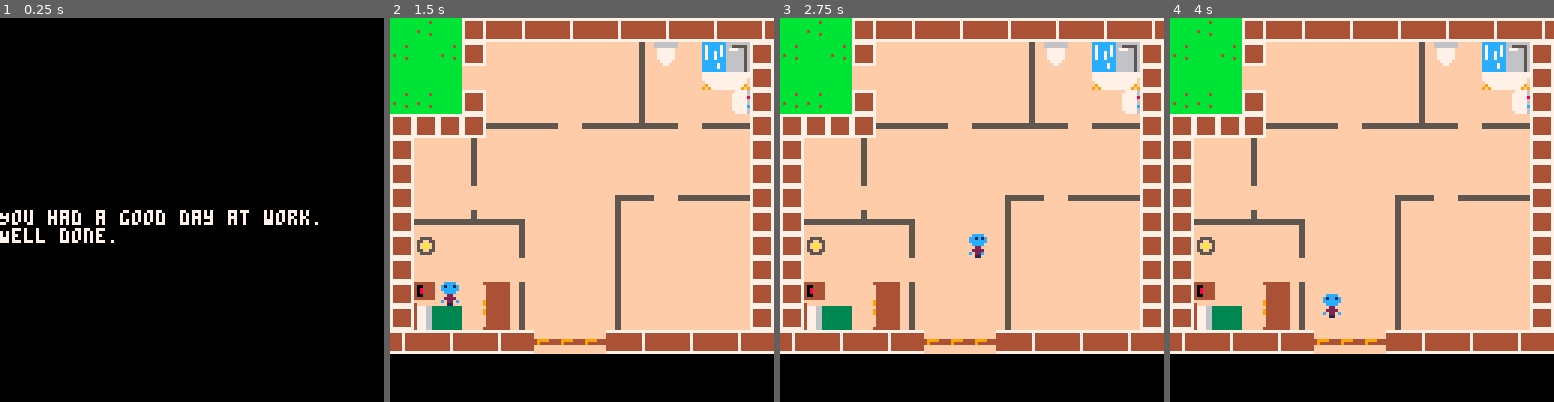
Above: before the commit, frames 1-4 (left to right).
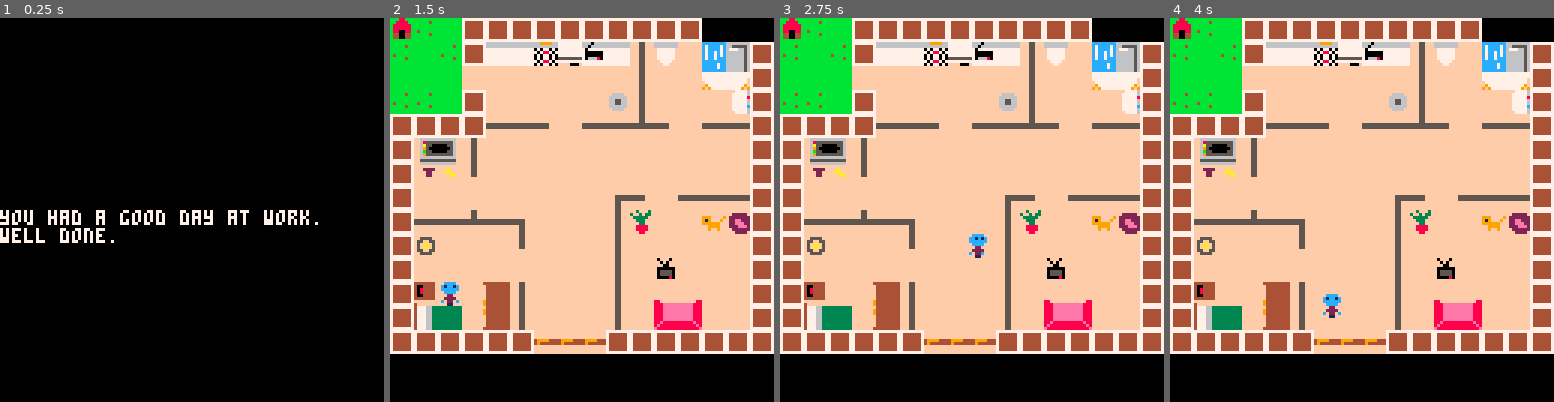
Above: after the commit, the same moments.

Repository: KTNelson/dailygrind-pico8
Game: PICO-8 cartridge dailygrind.p8
Two runs of this game, one before a commit and one after it. Both use one fixed random seed, a clock stepped at 60 frames per second and the inputs below.
Inputs:
- Up to frame 1 (0.25 s): no input
- Up to frame 2 (1.5 s): tap X (X key) at 0.33, 1.07 s; tap O (Z key) at 0.7 s
- Up to frame 3 (2.75 s): hold Right 1.6-2.1 s; tap O (Z key) at 1.7, 2.1, 2.5 s; tap X (X key) at 1.85 s; hold Up 2.15-2.42 s; hold Right from 2.47 s (still down)
- Up to frame 4 (4 s): tap O (Z key) at 2.9, 3.3, 3.7 s; tap X (X key) at 2.97 s; release Right at 3.03 s; hold Left 3.08-3.58 s; hold Down 3.63-3.97 s

The runs differ from the first frame. In frame 1, less than 0.1% of the frame differs, in the area x 0-3%, y 50-56%; in frame 2, 8.4%, in the area x 0-100%, y 0-87%; in frame 3, 8.4%; in frame 4, 8.4%.

Commit message:
redid the sprites

Diff:
--- a/dailygrind.p8
+++ b/dailygrind.p8
@@ -149,13 +150,13 @@
     	print(endingstrings[1], 0, 64, 7)
     end
     if gamestate == "alarm" then
-    	print("7:00 AM", 50, 60, 8)
+    	print("7:00 am", 50, 60, 8)
     end
 end
 
 endingstrings = {}
-endingstrings[1] = "You had a good day at work.\
-Well done."
+endingstrings[1] = "you had a good day at work.\
+well done."
 
 
 
@@ -287,168 +288,168 @@
 
 
 __gff__
-0000010101010100010101050005000000000000000000000000000000000000000003030003030100000000000000000000000000000001010000000000000000000000000000000000000000000000000000000000000000000000000000000000000000000000000000000000000000000000000000000000000000000000
+0000000001010100010101050005020200010000000000000000000100010000000103030003030100010000020000000000000000000001010101010101010100000000000000000000000000000000000000000000000000000000000000000000000000000000000000000000000000000000000000000000000000000000
 0000000000000000000000000000000000000000000000000000000000000000000000000000000000000000000000000000000000000000000000000000000000000000000000000000000000000000000000000000000000000000000000000000000000000000000000000000000000000000000000000000000000000000
 __map__
-1c0c1c0402030203020302030203020300000000000000000000000000000000000000000000000000000000000000000000000000000000000000000000000000000000000000000000000000000000000000000000000000000000000000000000000000000000000000000000000000000000000000000000000000000000
-0c1c0c0407070707070706220725260400000000000000000000000000000000000000000000000000000000000000000000000000000000000000000000000000000000000000000000000000000000000000000000000000000000000000000000000000000000000000000000000000000000000000000000000000000000
+1d0c1c0404040404040404040400000000000000000000000000000000000000000000000000000000000000000000000000000000000000000000000000000000000000000000000000000000000000000000000000000000000000000000000000000000000000000000000000000000000000000000000000000000000000
+0c1c0c0416161718191606220725260400000000000000000000000000000000000000000000000000000000000000000000000000000000000000000000000000000000000000000000000000000000000000000000000000000000000000000000000000000000000000000000000000000000000000000000000000000000
 1c1c1c0707070707070706070735360400000000000000000000000000000000000000000000000000000000000000000000000000000000000000000000000000000000000000000000000000000000000000000000000000000000000000000000000000000000000000000000000000000000000000000000000000000000
-0c0c1c0407070707070706070707230400000000000000000000000000000000000000000000000000000000000000000000000000000000000000000000000000000000000000000000000000000000000000000000000000000000000000000000000000000000000000000000000000000000000000000000000000000000
-040404040505050705050a050705050400000000000000000000000000000000000000000000000000000000000000000000000000000000000000000000000000000000000000000000000000000000000000000000000000000000000000000000000000000000000000000000000000000000000000000000000000000000
-0407070607070707070707070707070400000000000000000000000000000000000000000000000000000000000000000000000000000000000000000000000000000000000000000000000000000000000000000000000000000000000000000000000000000000000000000000000000000000000000000000000000000000
-0407070607070707070707070707070400000000000000000000000000000000000000000000000000000000000000000000000000000000000000000000000000000000000000000000000000000000000000000000000000000000000000000000000000000000000000000000000000000000000000000000000000000000
-0407070707070707070805070505050400000000000000000000000000000000000000000000000000000000000000000000000000000000000000000000000000000000000000000000000000000000000000000000000000000000000000000000000000000000000000000000000000000000000000000000000000000000
-0405050a05090707070607070707070400000000000000000000000000000000000000000000000000000000000000000000000000000000000000000000000000000000000000000000000000000000000000000000000000000000000000000000000000000000000000000000000000000000000000000000000000000000
-0429070707060707070607070707070400000000000000000000000000000000000000000000000000000000000000000000000000000000000000000000000000000000000000000000000000000000000000000000000000000000000000000000000000000000000000000000000000000000000000000000000000000000
-0407070707070707070607070707070400000000000000000000000000000000000000000000000000000000000000000000000000000000000000000000000000000000000000000000000000000000000000000000000000000000000000000000000000000000000000000000000000000000000000000000000000000000
-0427281011060707070607070707070400000000000000000000000000000000000000000000000000000000000000000000000000000000000000000000000000000000000000000000000000000000000000000000000000000000000000000000000000000000000000000000000000000000000000000000000000000000
-0437382021060707070607070707070400000000000000000000000000000000000000000000000000000000000000000000000000000000000000000000000000000000000000000000000000000000000000000000000000000000000000000000000000000000000000000000000000000000000000000000000000000000
-0302030203020b0b0b0203020302030200000000000000000000000000000000000000000000000000000000000000000000000000000000000000000000000000000000000000000000000000000000000000000000000000000000000000000000000000000000000000000000000000000000000000000000000000000000
-0000000000000000000000000000000000000000000000000000000000000000000000000000000000000000000000000000000000000000000000000000000000000000000000000000000000000000000000000000000000000000000000000000000000000000000000000000000000000000000000000000000000000000
-0000000000000000000000000000000000000000000000000000000000000000000000000000000000000000000000000000000000000000000000000000000000000000000000000000000000000000000000000000000000000000000000000000000000000000000000000000000000000000000000000000000000000000
-0000000000000000000000000000000000000000000000000000000000000000000000000000000000000000000000000000000000000000000000000000000000000000000000000000000000000000000000000000000000000000000000000000000000000000000000000000000000000000000000000000000000000000
-0000000000000000000000000000000000000000000000000000000000000000000000000000000000000000000000000000000000000000000000000000000000000000000000000000000000000000000000000000000000000000000000000000000000000000000000000000000000000000000000000000000000000000
-0000000000000000000000000000000000000000000000000000000000000000000000000000000000000000000000000000000000000000000000000000000000000000000000000000000000000000000000000000000000000000000000000000000000000000000000000000000000000000000000000000000000000000
-0000000000000000000000000000000000000000000000000000000000000000000000000000000000000000000000000000000000000000000000000000000000000000000000000000000000000000000000000000000000000000000000000000000000000000000000000000000000000000000000000000000000000000
-0000000000000000000000000000000000000000000000000000000000000000000000000000000000000000000000000000000000000000000000000000000000000000000000000000000000000000000000000000000000000000000000000000000000000000000000000000000000000000000000000000000000000000
-0000000000000000000000000000000000000000000000000000000000000000000000000000000000000000000000000000000000000000000000000000000000000000000000000000000000000000000000000000000000000000000000000000000000000000000000000000000000000000000000000000000000000000
-0000000000000000000000000000000000000000000000000000000000000000000000000000000000000000000000000000000000000000000000000000000000000000000000000000000000000000000000000000000000000000000000000000000000000000000000000000000000000000000000000000000000000000
-0000000000000000000000000000000000000000000000000000000000000000000000000000000000000000000000000000000000000000000000000000000000000000000000000000000000000000000000000000000000000000000000000000000000000000000000000000000000000000000000000000000000000000
-0000000000000000000000000000000000000000000000000000000000000000000000000000000000000000000000000000000000000000000000000000000000000000000000000000000000000000000000000000000000000000000000000000000000000000000000000000000000000000000000000000000000000000
-0000000000000000000000000000000000000000000000000000000000000000000000000000000000000000000000000000000000000000000000000000000000000000000000000000000000000000000000000000000000000000000000000000000000000000000000000000000000000000000000000000000000000000
-0000000000000000000000000000000000000000000000000000000000000000000000000000000000000000000000000000000000000000000000000000000000000000000000000000000000000000000000000000000000000000000000000000000000000000000000000000000000000000000000000000000000000000
-0000000000000000000000000000000000000000000000000000000000000000000000000000000000000000000000000000000000000000000000000000000000000000000000000000000000000000000000000000000000000000000000000000000000000000000000000000000000000000000000000000000000000000
-0000000000000000000000000000000000000000000000000000000000000000000000000000000000000000000000000000000000000000000000000000000000000000000000000000000000000000000000000000000000000000000000000000000000000000000000000000000000000000000000000000000000000000
-0000000000000000000000000000000000000000000000000000000000000000000000000000000000000000000000000000000000000000000000000000000000000000000000000000000000000000000000000000000000000000000000000000000000000000000000000000000000000000000000000000000000000000
-0000000000000000000000000000000000000000000000000000000000000000000000000000000000000000000000000000000000000000000000000000000000000000000000000000000000000000000000000000000000000000000000000000000000000000000000000000000000000000000000000000000000000000
-0000000000000000000000000000000000000000000000000000000000000000000000000000000000000000000000000000000000000000000000000000000000000000000000000000000000000000000000000000000000000000000000000000000000000000000000000000000000000000000000000000000000000000
-…(130 lines of a section not shown)…
+0c0c1c0407070707073906070707230400000000000000000000000000000000000000000000000000000000000000000000000000000000000000000000000000000000000000000000000000000000000000000000000000000000000000000000000000000000000000000000000000000000000000000000000000000000
+0404040405053c0705050a3c0705050400000000000000000000000000000000000000000000000000000000000000000000000000000000000000000000000000000000000000000000000000000000000000000000000000000000000000000000000000000000000000000000000000000000000000000000000000000000
+040e0f0607070707070707070707070400000000000000000000000000000000000000000000000000000000000000000000000000000000000000000000000000000000000000000000000000000000000000000000000000000000000000000000000000000000000000000000000000000000000000000000000000000000
+041e1f3d07070707070707070707070400000000000000000000000000000000000000000000000000000000000000000000000000000000000000000000000000000000000000000000000000000000000000000000000000000000000000000000000000000000000000000000000000000000000000000000000000000000
+040707070707070707083c070505050400000000000000000000000000000000000000000000000000000000000000000000000000000000000000000000000000000000000000000000000000000000000000000000000000000000000000000000000000000000000000000000000000000000000000000000000000000000
+0405050a0509070707061b0707121a0400000000000000000000000000000000000000000000000000000000000000000000000000000000000000000000000000000000000000000000000000000000000000000000000000000000000000000000000000000000000000000000000000000000000000000000000000000000
+04290707073d0707070607070707070400000000000000000000000000000000000000000000000000000000000000000000000000000000000000000000000000000000000000000000000000000000000000000000000000000000000000000000000000000000000000000000000000000000000000000000000000000000
+04070707070707070706072c0707070400000000000000000000000000000000000000000000000000000000000000000000000000000000000000000000000000000000000000000000000000000000000000000000000000000000000000000000000000000000000000000000000000000000000000000000000000000000
+04272810110607070706072a2b07070400000000000000000000000000000000000000000000000000000000000000000000000000000000000000000000000000000000000000000000000000000000000000000000000000000000000000000000000000000000000000000000000000000000000000000000000000000000
+04373820210607070706073a3b07070400000000000000000000000000000000000000000000000000000000000000000000000000000000000000000000000000000000000000000000000000000000000000000000000000000000000000000000000000000000000000000000000000000000000000000000000000000000
+0404040404040b0b0b0404040404040400000000000000000000000000000000000000000000000000000000000000000000000000000000000000000000000000000000000000000000000000000000000000000000000000000000000000000000000000000000000000000000000000000000000000000000000000000000
+0000000000000000000000000000000000000000000000000000000000000000000000000000000000000000000000000000000000000000000000000000000000000000000000000000000000000000000000000000000000000000000000000000000000000000000000000000000000000000000000000000000000000000
+0000000000000000000000000000000000000000000000000000000000000000000000000000000000000000000000000000000000000000000000000000000000000000000000000000000000000000000000000000000000000000000000000000000000000000000000000000000000000000000000000000000000000000
+0000000000000000000000000000000000000000000000000000000000000000000000000000000000000000000000000000000000000000000000000000000000000000000000000000000000000000000000000000000000000000000000000000000000000000000000000000000000000000000000000000000000000000
+0000000000000000000000000000000000000000000000000000000000000000000000000000000000000000000000000000000000000000000000000000000000000000000000000000000000000000000000000000000000000000000000000000000000000000000000000000000000000000000000000000000000000000
+0000000000000000000000000000000000000000000000000000000000000000000000000000000000000000000000000000000000000000000000000000000000000000000000000000000000000000000000000000000000000000000000000000000000000000000000000000000000000000000000000000000000000000
+0000000000000000000000000000000000000000000000000000000000000000000000000000000000000000000000000000000000000000000000000000000000000000000000000000000000000000000000000000000000000000000000000000000000000000000000000000000000000000000000000000000000000000
+0000000000000000000000000000000000000000000000000000000000000000000000000000000000000000000000000000000000000000000000000000000000000000000000000000000000000000000000000000000000000000000000000000000000000000000000000000000000000000000000000000000000000000
+0000000000000000000000000000000000000000000000000000000000000000000000000000000000000000000000000000000000000000000000000000000000000000000000000000000000000000000000000000000000000000000000000000000000000000000000000000000000000000000000000000000000000000
+0000000000000000000000000000000000000000000000000000000000000000000000000000000000000000000000000000000000000000000000000000000000000000000000000000000000000000000000000000000000000000000000000000000000000000000000000000000000000000000000000000000000000000
+0000000000000000000000000000000000000000000000000000000000000000000000000000000000000000000000000000000000000000000000000000000000000000000000000000000000000000000000000000000000000000000000000000000000000000000000000000000000000000000000000000000000000000
+0000000000000000000000000000000000000000000000000000000000000000000000000000000000000000000000000000000000000000000000000000000000000000000000000000000000000000000000000000000000000000000000000000000000000000000000000000000000000000000000000000000000000000
+0000000000000000000000000000000000000000000000000000000000000000000000000000000000000000000000000000000000000000000000000000000000000000000000000000000000000000000000000000000000000000000000000000000000000000000000000000000000000000000000000000000000000000
+0000000000000000000000000000000000000000000000000000000000000000000000000000000000000000000000000000000000000000000000000000000000000000000000000000000000000000000000000000000000000000000000000000000000000000000000000000000000000000000000000000000000000000
+0000000000000000000000000000000000000000000000000000000000000000000000000000000000000000000000000000000000000000000000000000000000000000000000000000000000000000000000000000000000000000000000000000000000000000000000000000000000000000000000000000000000000000
+0000000000000000000000000000000000000000000000000000000000000000000000000000000000000000000000000000000000000000000000000000000000000000000000000000000000000000000000000000000000000000000000000000000000000000000000000000000000000000000000000000000000000000
+0000000000000000000000000000000000000000000000000000000000000000000000000000000000000000000000000000000000000000000000000000000000000000000000000000000000000000000000000000000000000000000000000000000000000000000000000000000000000000000000000000000000000000
+0000000000000000000000000000000000000000000000000000000000000000000000000000000000000000000000000000000000000000000000000000000000000000000000000000000000000000000000000000000000000000000000000000000000000000000000000000000000000000000000000000000000000000
+0000000000000000000000000000000000000000000000000000000000000000000000000000000000000000000000000000000000000000000000000000000000000000000000000000000000000000000000000000000000000000000000000000000000000000000000000000000000000000000000000000000000000000
+…(130 lines of a section not shown)…
Not shown, changed: 32 lines of the sprite sheet (__gfx__) section of dailygrind.p8
